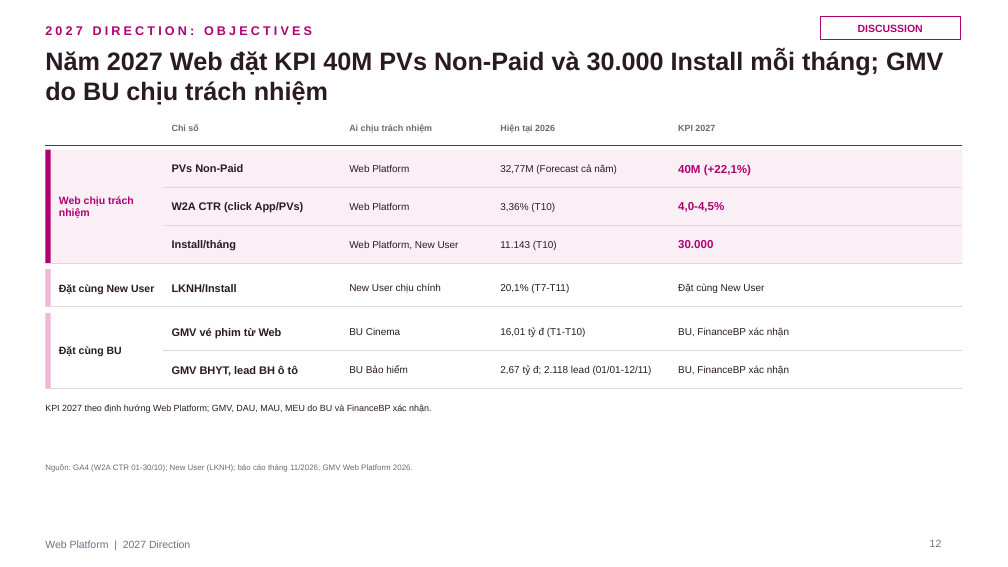
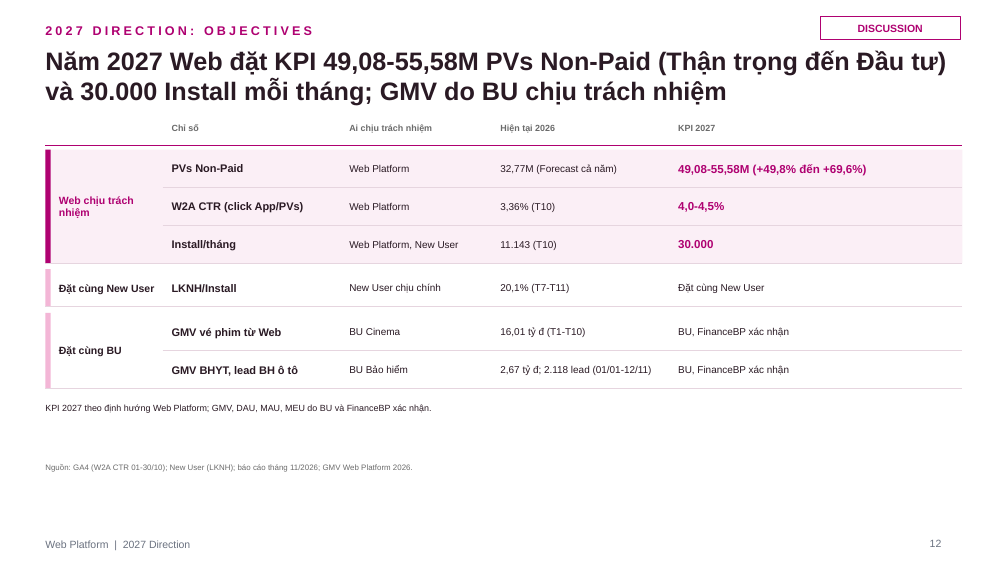
Before and after one commit to stormhoang/hienho-knowledgebase, a slide deck: slide 12 of 07_REPORTS/docs/strategy/2027 Direction - Web Platform (Framework).pptx. Drawn at 1008x567 pixels with LibreOffice and Linux fonts; fonts in the diff are those of the drawing. Boxes give left, top, right and bottom in pixels: in the first picture for what was removed or moved away, otherwise in the second. Text is boxed around its words. In the diff, an @@ line names an element or a change of style, - is before the commit and + after.

```diff
--- a/07_REPORTS/docs/strategy/2027 Direction - Web Platform (Framework).pptx
+++ b/07_REPORTS/docs/strategy/2027 Direction - Web Platform (Framework).pptx
@@ text at (x1=45, y1=50, x2=946, y2=106): text changed @@
-Năm 2027 Web đặt KPI 40M PVs Non-Paid và 30.000 Install mỗi tháng; GMV do BU chịu trách nhiệm
+Năm 2027 Web đặt KPI 49,08-55,58M PVs Non-Paid (Thận trọng đến Đầu tư) và 30.000 Install mỗi tháng; GMV do BU chịu trách nhiệm
@@ text at (x1=678, y1=164, x2=866, y2=176): text changed @@
-40M (+22,1%)
+49,08-55,58M (+49,8% đến +69,6%)
```
Also in this commit, not shown: 7 other slides changed, 1 slide added, 3 other files.
